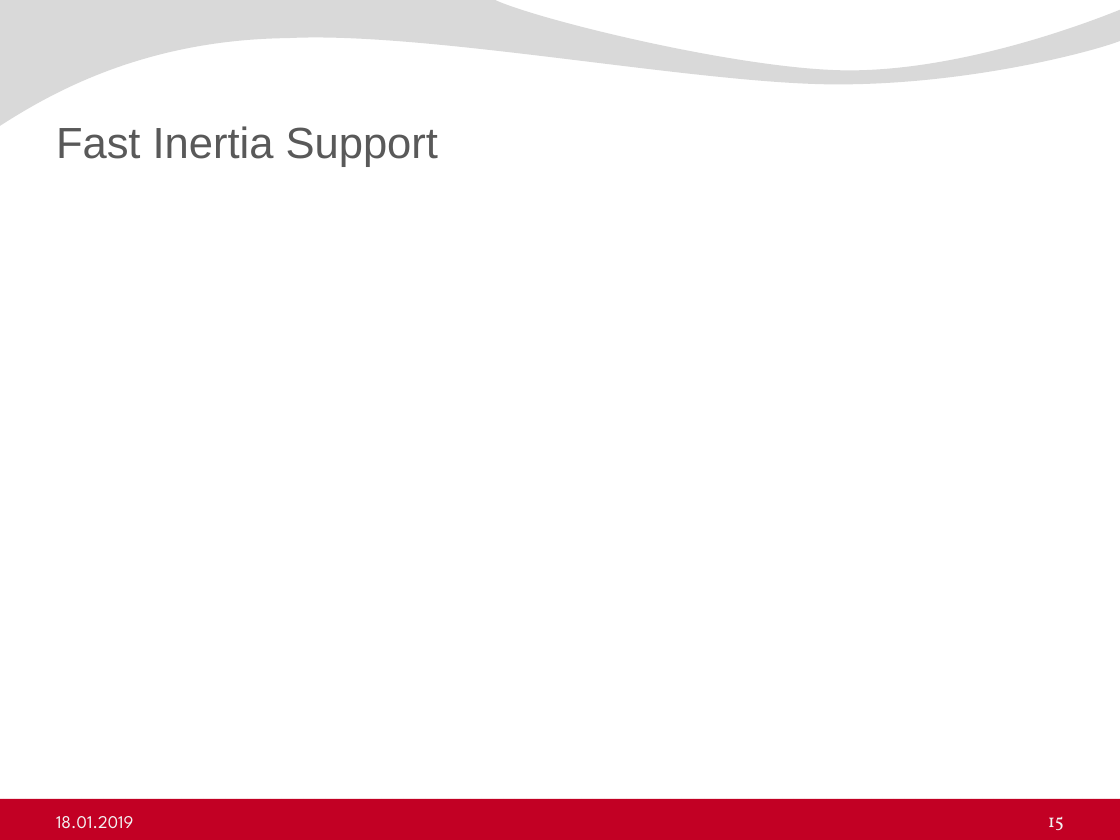
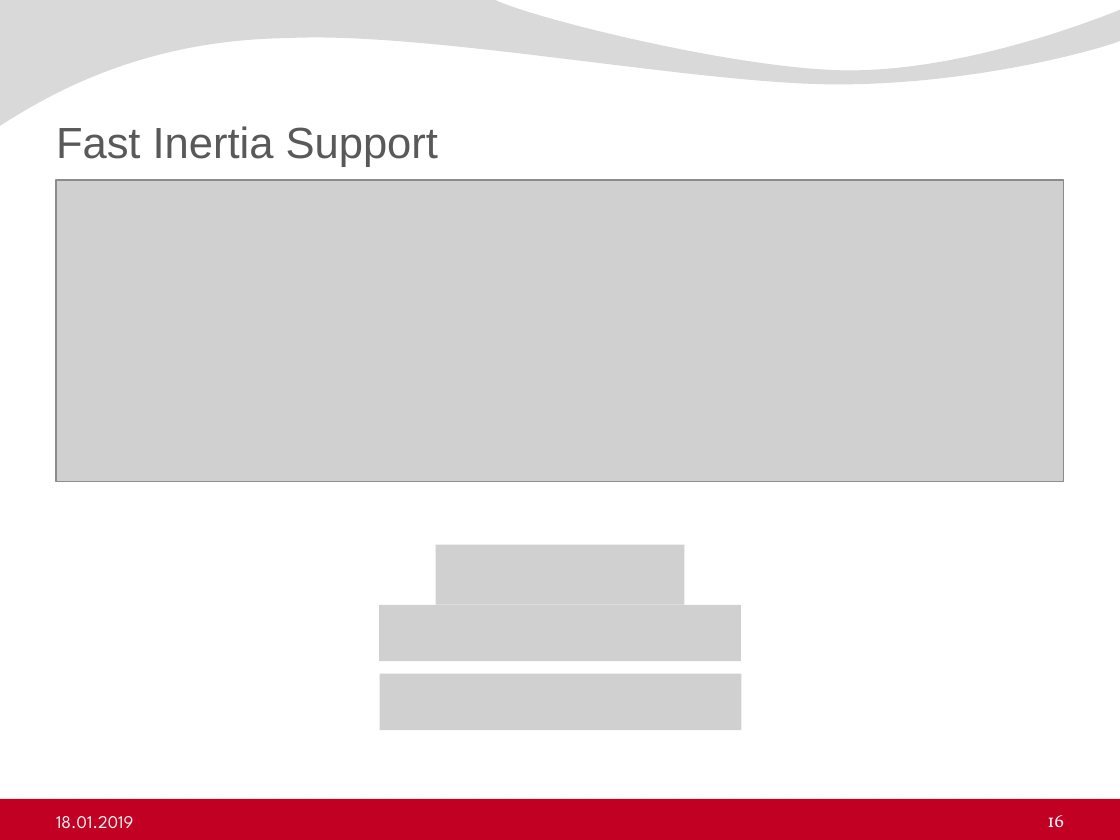
Before and after one commit to ErencanDuymaz/Research, a slide deck: slide 16 of Thesis/Thesis Defence/Erencan_Duymaz_thesis_defence.pptx (slide 15 before the commit). Drawn at 1120x840 pixels with LibreOffice and Linux fonts; fonts in the diff are those of the drawing; grey boxes stand for pictures; background and template pictures are left out. Boxes give left, top, right and bottom in pixels: in the first picture for what was removed or moved away, otherwise in the second. Text is boxed around its words. In the diff, an @@ line names an element or a change of style, - is before the commit and + after.

```diff
--- a/Thesis/Thesis Defence/Erencan_Duymaz_thesis_defence.pptx
+++ b/Thesis/Thesis Defence/Erencan_Duymaz_thesis_defence.pptx
@@ picture added at <box>56,180,1064,482</box> @@
@@ picture added at <box>436,544,684,605</box> @@
@@ picture added at <box>379,605,740,661</box> @@
@@ picture added at <box>380,673,741,729</box> @@
@@ page number at <box>1047,815,1064,827</box>: text changed @@
-15
+16
```
Also in this commit, not shown: 7 slides added, 9 other files.
